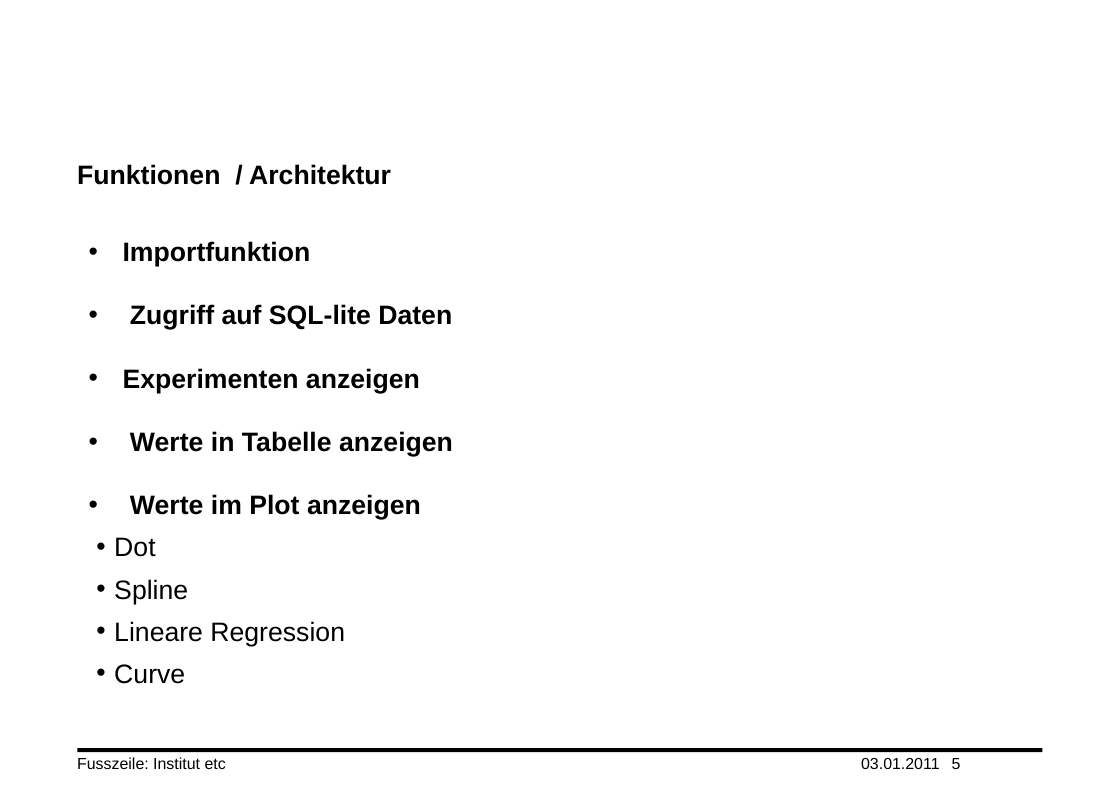
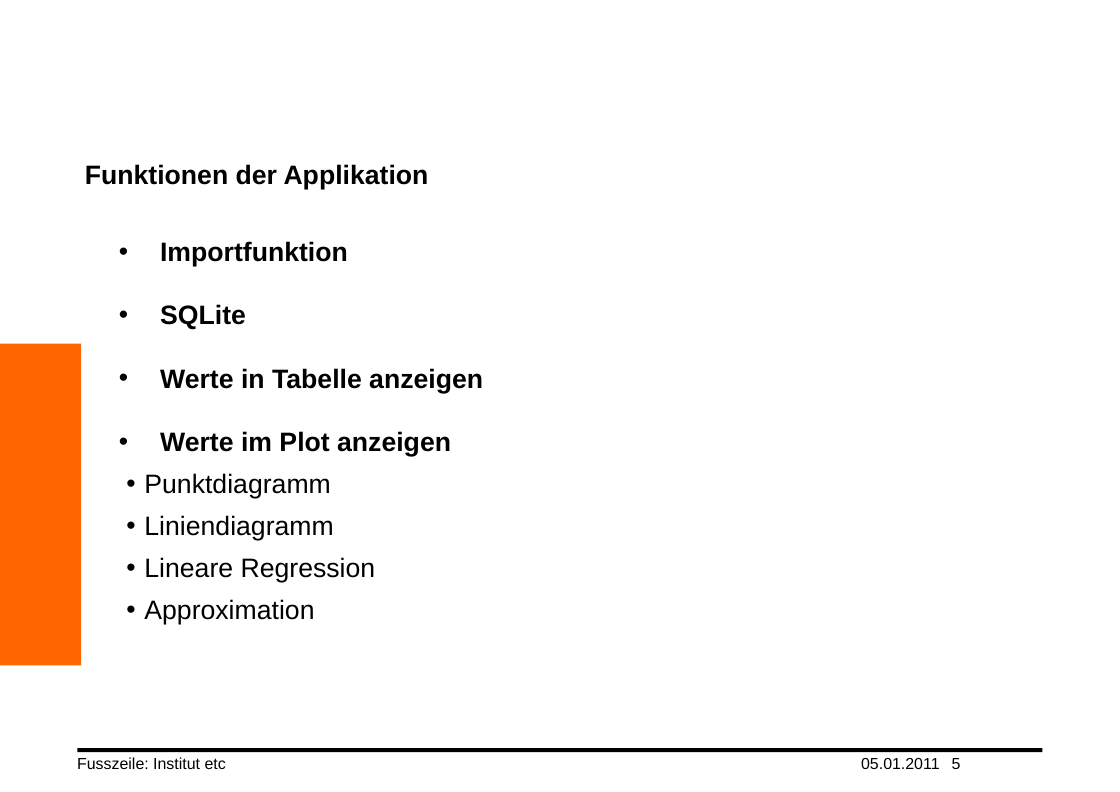
Before and after one commit to yuai/newtonscheaxiom, a slide deck: slide 5 of wiki/truong_xander.pptx. Drawn at 1120x792 pixels with LibreOffice and Linux fonts; fonts in the diff are those of the drawing; background and template pictures are left out. Boxes give left, top, right and bottom in pixels: in the first picture for what was removed or moved away, otherwise in the second. Text is boxed around its words. In the diff, an @@ line names an element or a change of style, - is before the commit and + after.

```diff
--- a/wiki/truong_xander.pptx
+++ b/wiki/truong_xander.pptx
@@ title at (x1=85, y1=164, x2=429, y2=190): text changed @@
-Funktionen / Architektur
+Funktionen der Applikation
@@ text "Importfunktion" moved from (x1=114, y1=241, x2=453, y2=684) to (x1=144, y1=241, x2=483, y2=625) @@
@@ text at (x1=160, y1=304, x2=246, y2=330): text changed @@
-• Zugriff auf SQL-lite Daten
-• Experimenten anzeigen
+• SQLite
@@ rectangle added at (x1=0, y1=344, x2=81, y2=666), fill #FF6600 @@
@@ text at (x1=144, y1=473, x2=333, y2=541): text changed @@
-  • Dot
-  • Spline
+  • Punktdiagramm
+  • Liniendiagramm
@@ text at (x1=144, y1=599, x2=314, y2=625): text changed @@
-  • Curve
+  • Approximation
@@ text at (x1=861, y1=758, x2=940, y2=769): text changed @@
-03.01.2011
+05.01.2011
```
Also in this commit, not shown: 9 other slides changed, 1 slide removed.
